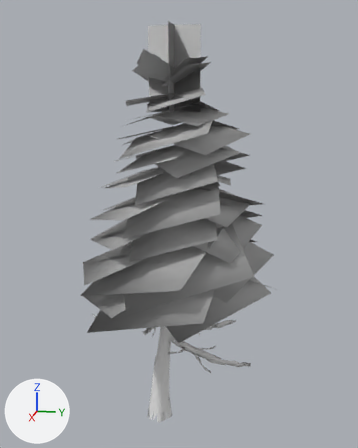
Before and after pictures for a commit that changed the glTF model board3d/models/megakit-lod/Pine_1.glb.
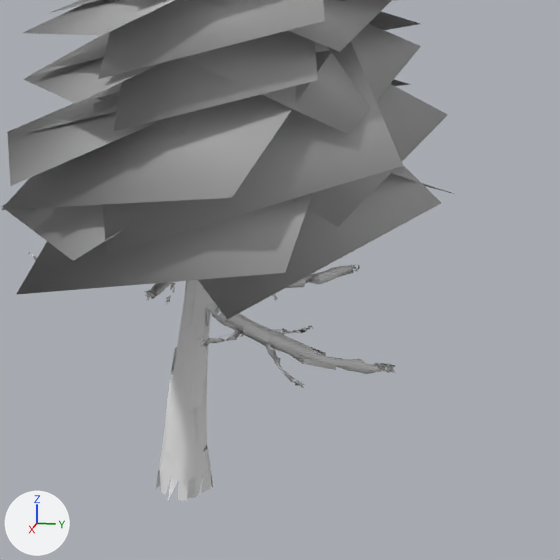
There are two pictures of each version: one whole from a 50 mm camera at (8.97, 2.21, 6.17) aimed at (-0.2, 0.38, 3.88), one close up on the part from 22% to 90% of the width and 46% to 100% of the height. Arrows for +X, +Y and +Z are at lower left; the lights stay in place. The older version's two pictures come first.

Before the edit, the objects in view are built like this:
```python
me_pine_1_tiers = bpy.data.meshes.new('Pine_1_tiers')
me_pine_1_tiers.from_pydata(...)  # 228 vertices, 114 faces; spans x -2.22..1.98, y -1.64..2.31, z 2.25..7.48
me_pine_1_tiers.materials.append(mat_leaves_pinecards)
me_tree_001 = bpy.data.meshes.new('tree.001')
me_tree_001.from_pydata(...)  # 1500 vertices, 1361 faces; spans x -1.07..1.34, y -1.33..1.88, z -0.25..4.62
me_tree_001.materials.append(mat_bark_normaltree)  # white #e7e7e7
ob_pine_1_001 = bpy.data.objects.new('Pine_1.001', me_tree_001)
ob_pine_1_001.location = (0.0, 0.0, 0.0)
ob_pine_1_tiers = bpy.data.objects.new('Pine_1_tiers', me_pine_1_tiers)
ob_pine_1_tiers.location = (0.0, 0.0, 0.0)
```
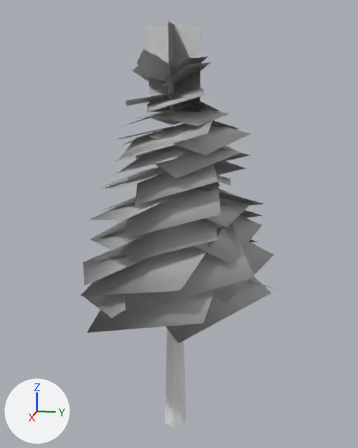
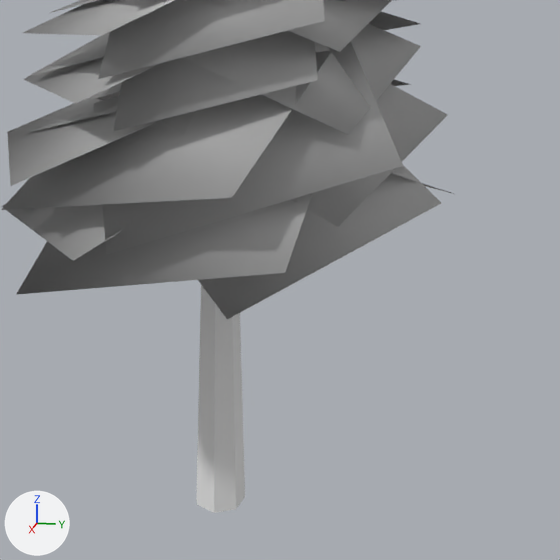
Pixel boxes [x1, y1, x2, y2] of what changed, in the close-ups (560 x 560 px):
'Pine_1.001', deleted
    before: [28, 251, 395, 502]
'Pine_1_trunk', added
    after: [197, 285, 245, 513]

The change, as a list of edits to the scene's bpy script:
```text
Add me_pine_1_trunk:
    me_pine_1_trunk.from_pydata([(0.19, 0.32, -0.35), (0.11, 0.51, -0.35), (-0.09, 0.55, -0.35), (-0.25, 0.42, -0.35), (-0.25, 0.22, -0.35), (-0.09, 0.1, -0.35), (0.11, 0.14, -0.35), (0.05, 0.32, 4.62), (0.02, 0.4, 4.62), (-0.06, 0.41, 4.62), (-0.12, 0.36, 4.62), (-0.12, 0.28, 4.62), (-0.06, 0.23, 4.62), (0.02, 0.25, 4.62)], [], [(0, 1, 8), (0, 8, 7), (1, 2, 9), (1, 9, 8), (2, 3, 10), (2, 10, 9), (3, 4, 11), (3, 11, 10), (4, 5, 12), (4, 12, 11), (5, 6, 13), (5, 13, 12), (6, 0, 7), (6, 7, 13)])
    me_pine_1_trunk.materials.append(mat_bark_normaltree)  # white #e7e7e7
Remove ob_pine_1_001:
    ob_pine_1_001 = bpy.data.objects.new('Pine_1.001', me_tree_001)
    ob_pine_1_001.location = (0.0, 0.0, 0.0)
Add ob_pine_1_trunk:
    ob_pine_1_trunk = bpy.data.objects.new('Pine_1_trunk', me_pine_1_trunk)
    ob_pine_1_trunk.location = (0.0, 0.0, 0.0)
```
